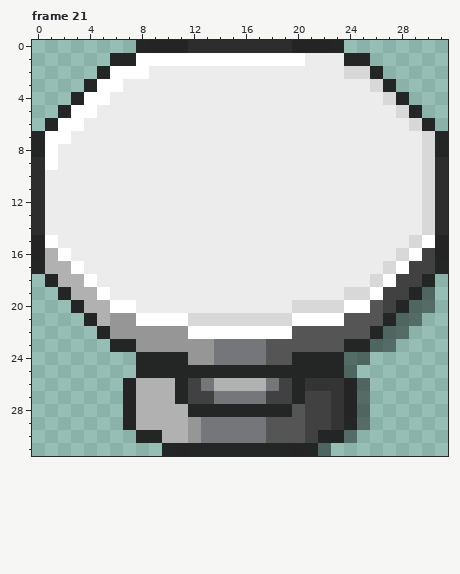
Two states of a pixel-art file, GameData/图片素材/build_item_1x1.aseprite. The picture above was drawn from the file before the commit.
32x32 pixels, 102 frames. Pixels under 10% opacity are left out. Colours within 5 levels of each other are drawn and written as one. Shown: frame 21. The commit also changed other frames, which this record leaves out.
New version:
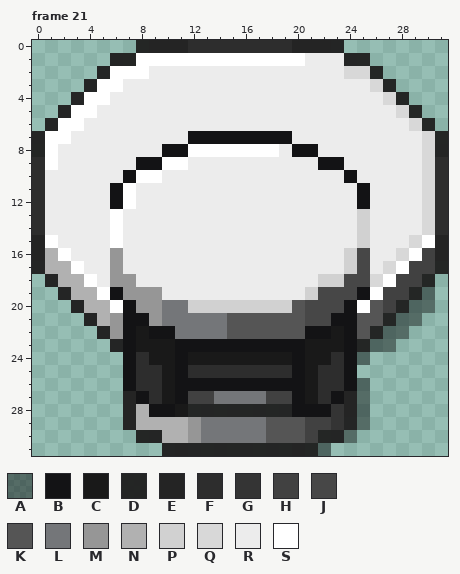
Palette (. is transparent): A #0000006e  B #131315  C #191919  D #202020f6  E #242424  F #2d2d2d  G #343434  H #414141  J #474747  K #555555  L #747679  M #969696  N #b1b1b1  P #d1d1d1  Q #d8d8d8  R #ececec  S #ffffff
The exact change:
layer "chair" now shown
Changed rows in their new state; - is an unchanged pixel.
Frame 21, layer "chair":
first column x 6:
 7 ------BBBBBBBB------
 8 ----BBSSSSSSS-BB----
 9 --BBSS----------BB--
10 -BSS--------------B-
11 BS-----------------B
12 BS-----------------B
13 S------------------P
14 S------------------P
15 S------------------P
16 M-----------------PJ
17 M-----------------PJ
18 MM--------------PPJJ
19 BMMM-----------PJJJB
20 -BMMLLPPPPPPPPKJJJB-
21 -BBMLLLLLKKKKKKJJBB-
22 -BCBBLLLLKKKKK-BBCB-
23 -BCCCBBBBBBBBBBCCCB-
24 -BFCCBCCCCCCCCBCCFB-
25 -BFFCBFFFFFFFFBCFFB-
26 -BFFCBBBBBBBBBBCFFB-
27 --BFCB--------BCFB--
28 ---BBC--------BBB---
Changed places in both pictures, as pixel boxes (x1, y1, x2, y2):
changed: (110, 131, 370, 417)
